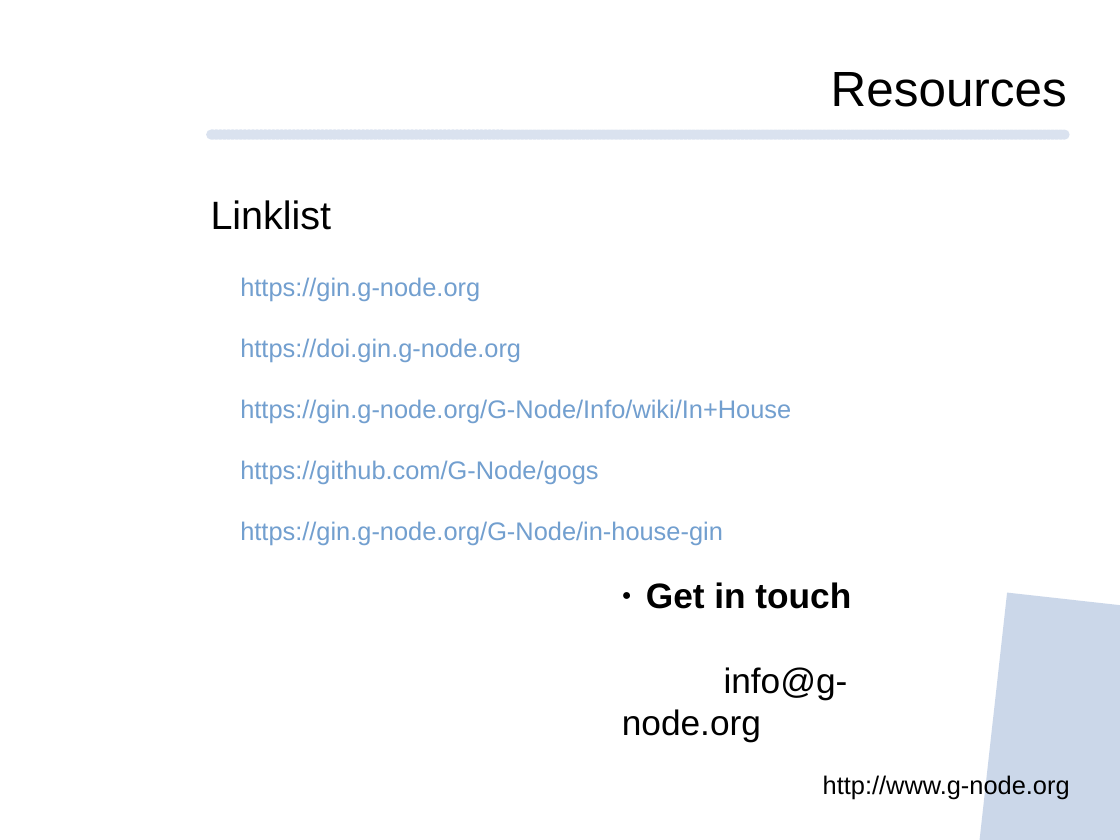
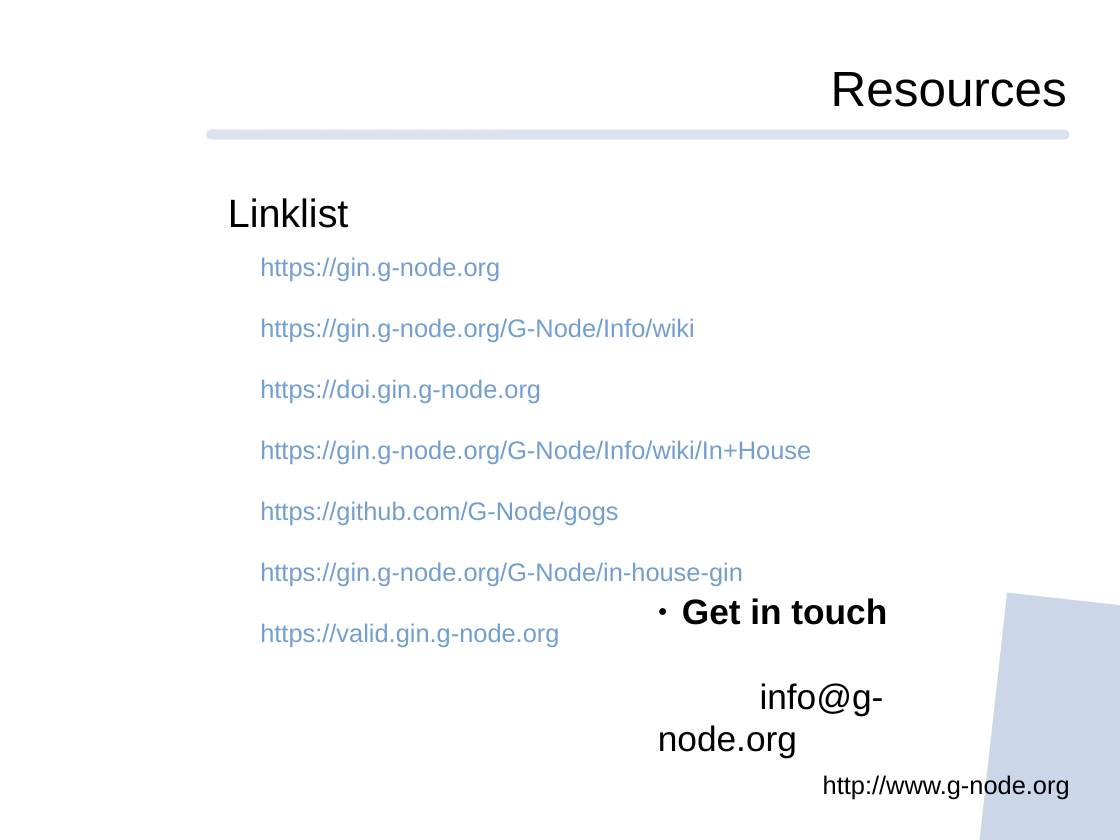
Before and after one commit to mpsonntag/prespost, a slide deck: slide 16 of 202209_INCF_online/202209_INCF_Online_GIN.odp. Drawn at 1120x840 pixels with LibreOffice and Linux fonts; fonts in the diff are those of the drawing; background and template pictures are left out. Boxes give left, top, right and bottom in pixels: in the first picture for what was removed or moved away, otherwise in the second. Text is boxed around its words. In the diff, an @@ line names an element or a change of style, - is before the commit and + after.

```diff
--- a/202209_INCF_online/202209_INCF_Online_GIN.odp
+++ b/202209_INCF_online/202209_INCF_Online_GIN.odp
@@ text "Linklist": place and size @@
-text "Linklist" at (211, 200, 332, 230)
+text "Linklist" at (228, 198, 349, 228)
@@ text "https://gin.g-node.org": place and size @@
-text "https://gin.g-node.org" at (240, 277, 791, 545)
+text "https://gin.g-node.org" at (260, 257, 811, 647)
@@ text at (260, 318, 694, 342): paragraph added @@
+https://gin.g-node.org/G-Node/Info/wiki
@@ text "Get in touch": place and size @@
-text "Get in touch" at (622, 582, 851, 742)
+text "Get in touch" at (658, 598, 887, 758)
@@ text at (260, 623, 559, 647): paragraph added @@
+https://valid.gin.g-node.org
```
Also in this commit, not shown: 3 other slides changed.
